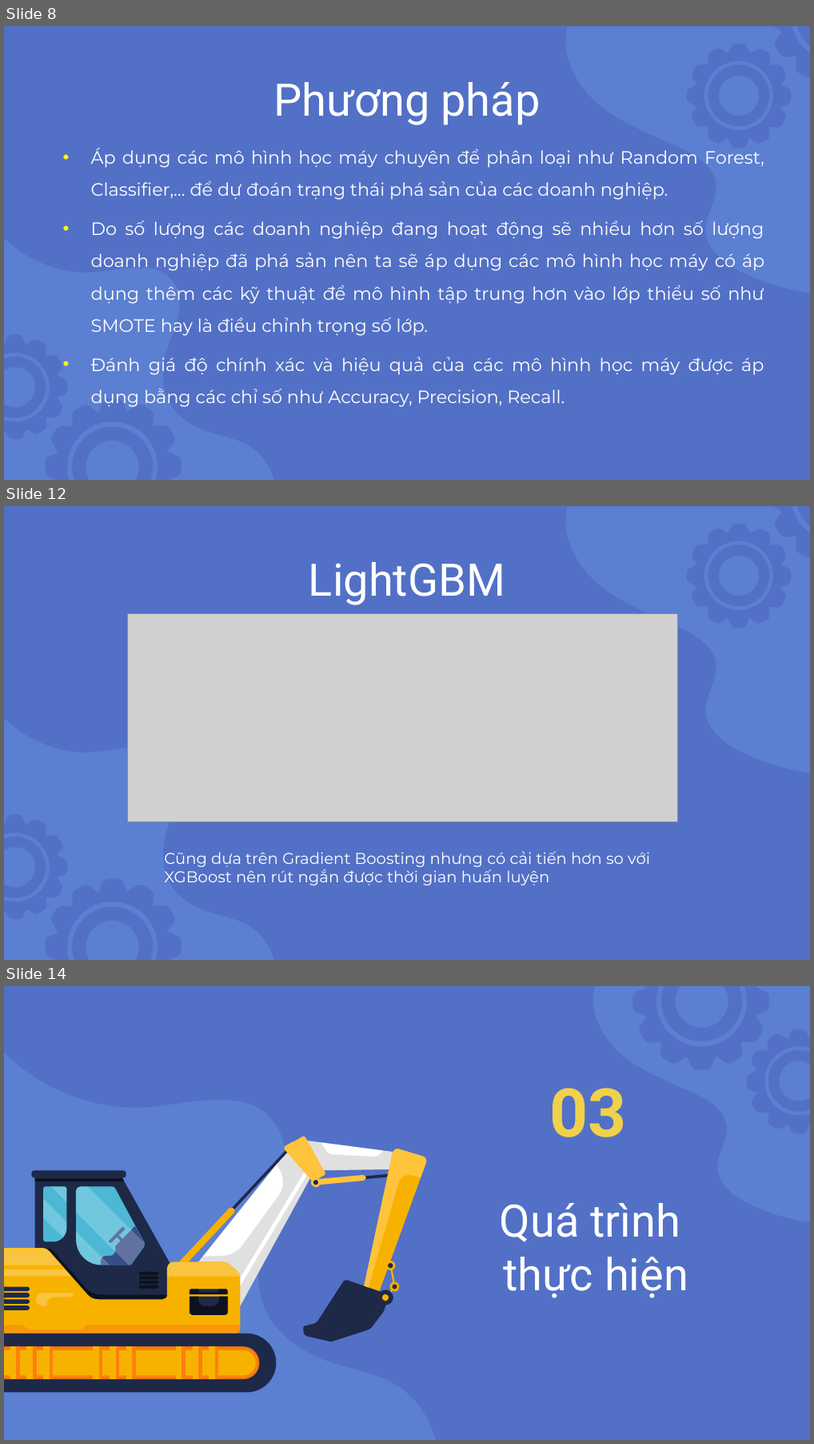
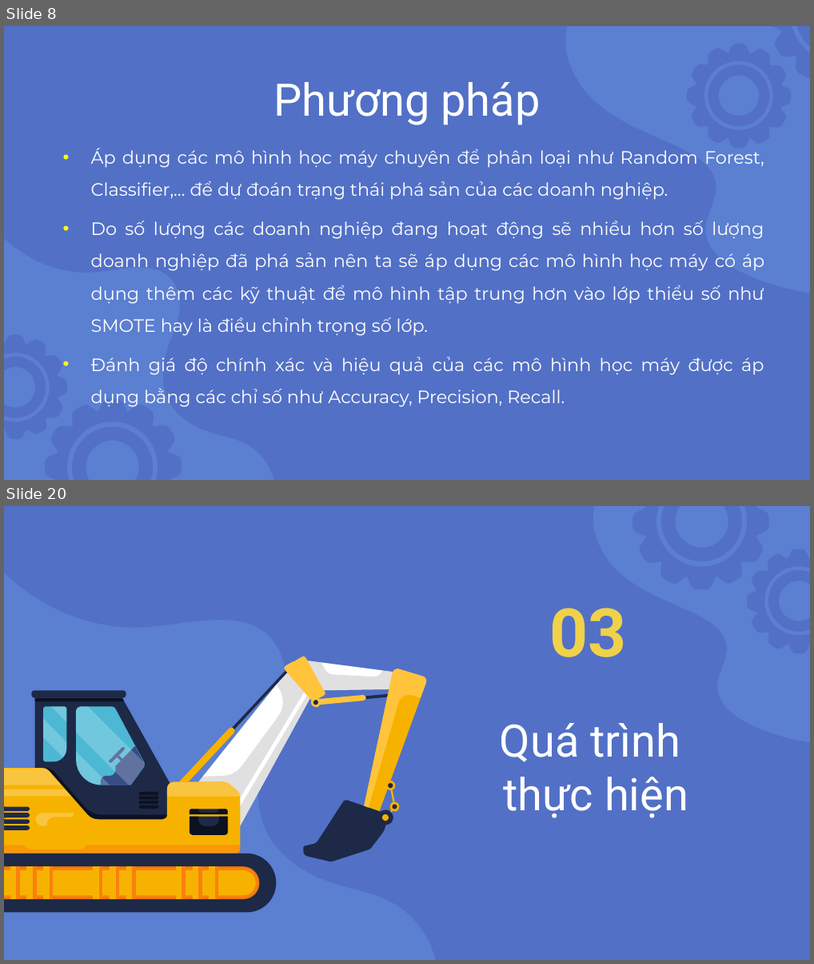
Before and after one commit to nnson0511/ARonML-DM, a slide deck: Slide.pptx. Shown one above the other, each under a label of ours: slides 8, 12 and 14 before the commit, slides 8 and 20 after it; the slides between them are not shown. The pictures are 814x1444 and 814x964 pixels, drawn with LibreOffice and Linux fonts; fonts in the diff are those of the drawing; grey boxes stand for pictures. Boxes give left, top, right and bottom in pixels: in the first picture for what was removed or moved away, otherwise in the second. Text is boxed around its words. In the diff, an @@ line names an element or a change of style, - is before the commit and + after.

```diff
--- a/Slide.pptx
+++ b/Slide.pptx
@@ slide 12 removed at bbox=[4, 506, 810, 960], background #5270C6; not listed: 10 template elements that a slide beside it also shows @@
@@ title removed at bbox=[309, 562, 506, 605] @@
-LightGBM
@@ picture removed at bbox=[127, 613, 678, 822] @@
@@ subtitle removed at bbox=[164, 851, 650, 885] @@
-Cũng dựa trên Gradient Boosting nhưng có cải tiến hơn so với XGBoost nên rút ngắn được thời gian huấn luyện
@@ what was slide 14 is now slide 20 @@
```
Also in this commit, not shown: 1 slide changed, 10 slides added, 3 other slides removed.
